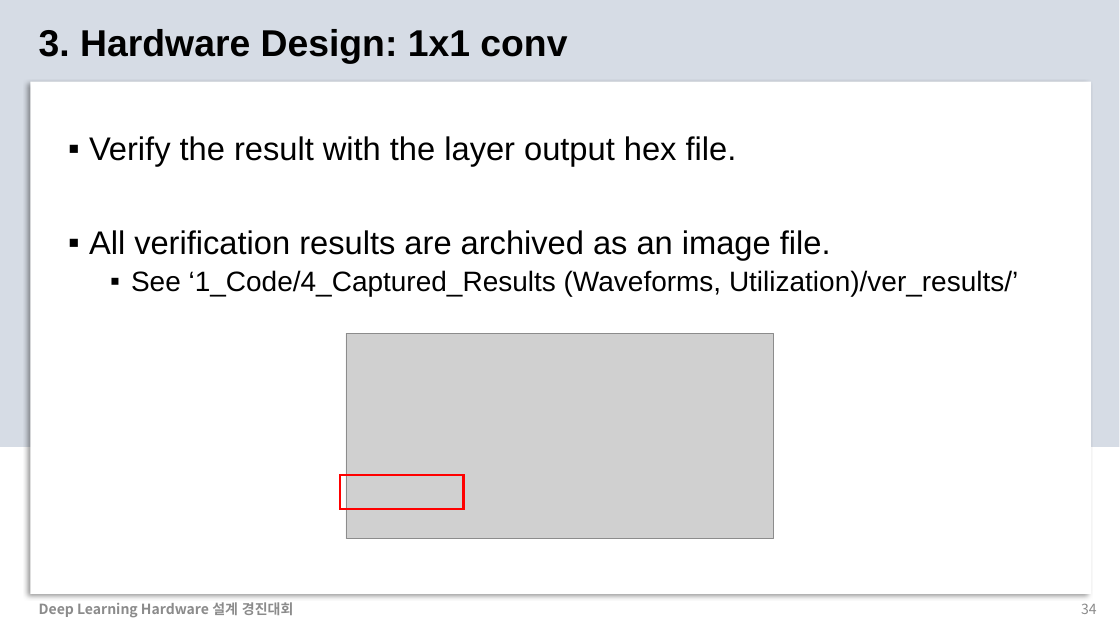
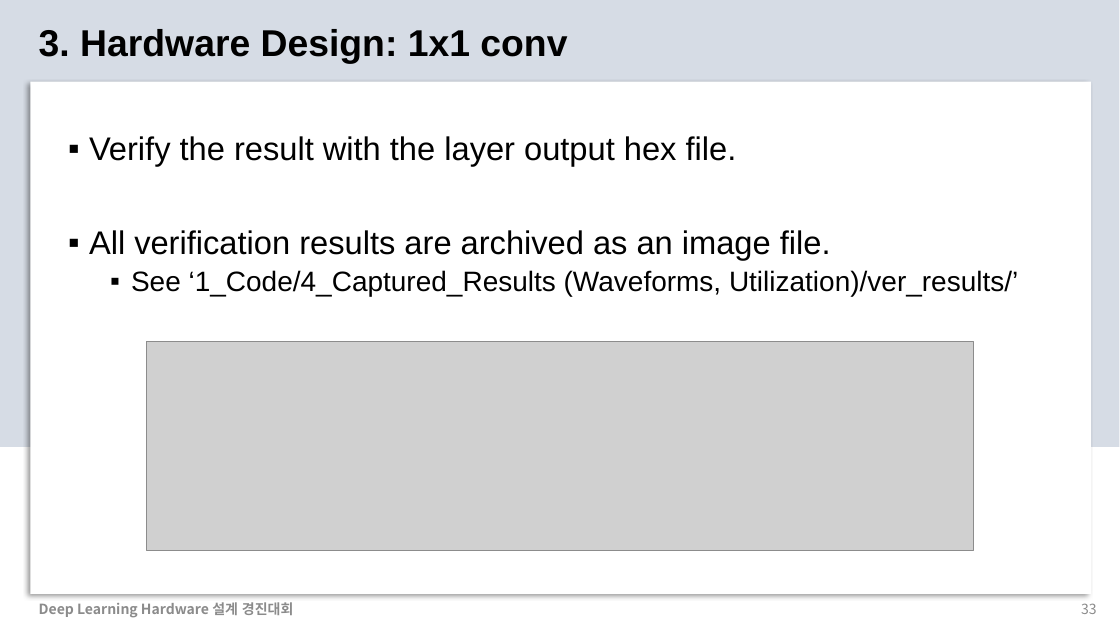
Before and after one commit to chaangwoo/AIX2024_ChipChamps, a slide deck: slide 33 of 2_Presentation/AIX2024_ChipChamps.pptx (slide 34 before the commit). Drawn at 1120x630 pixels with LibreOffice and Linux fonts; fonts in the diff are those of the drawing; grey boxes stand for pictures. Boxes give left, top, right and bottom in pixels: in the first picture for what was removed or moved away, otherwise in the second. Text is boxed around its words. In the diff, an @@ line names an element or a change of style, - is before the commit and + after.

```diff
--- a/2_Presentation/AIX2024_ChipChamps.pptx
+++ b/2_Presentation/AIX2024_ChipChamps.pptx
@@ picture added at (x1=147, y1=341, x2=974, y2=550) @@
@@ picture removed at (x1=346, y1=334, x2=774, y2=539) @@
@@ rectangle removed at (x1=340, y1=476, x2=464, y2=510) @@
@@ page number at (x1=1081, y1=603, x2=1097, y2=614): text changed @@
-34
+33
```
Also in this commit, not shown: 9 other slides changed, 5 slides added, 1 slide removed.
